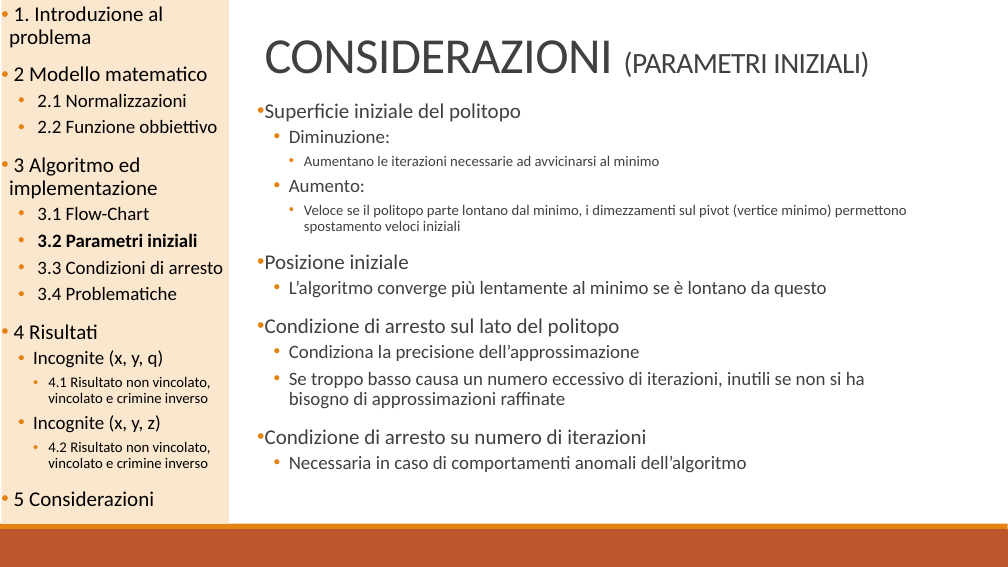
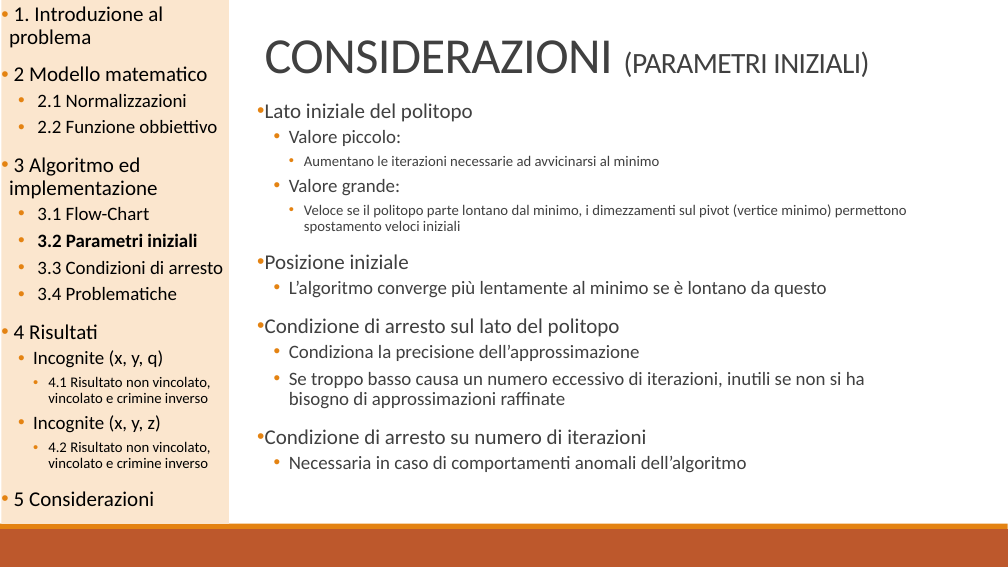
Before and after one commit to baldimario/Simplex, a slide deck: slide 11 of IDENTICAZIONE SISTEMA DI CARICHE PUNTIFORMI DA MISURE DI.pptx. Drawn at 1008x567 pixels with LibreOffice and Linux fonts; fonts in the diff are those of the drawing. Boxes give left, top, right and bottom in pixels: in the first picture for what was removed or moved away, otherwise in the second. Text is boxed around its words. In the diff, an @@ line names an element or a change of style, - is before the commit and + after.

```diff
--- a/IDENTICAZIONE SISTEMA DI CARICHE PUNTIFORMI DA MISURE DI.pptx
+++ b/IDENTICAZIONE SISTEMA DI CARICHE PUNTIFORMI DA MISURE DI.pptx
@@ text at bbox=[265, 103, 473, 146]: text changed @@
-• Superficie iniziale del politopo
-  • Diminuzione:
+• Lato iniziale del politopo
+  • Valore piccolo:
@@ text at bbox=[289, 179, 400, 195]: text changed @@
-  • Aumento:
+  • Valore grande:
```
Also in this commit, not shown: 1 other file.
